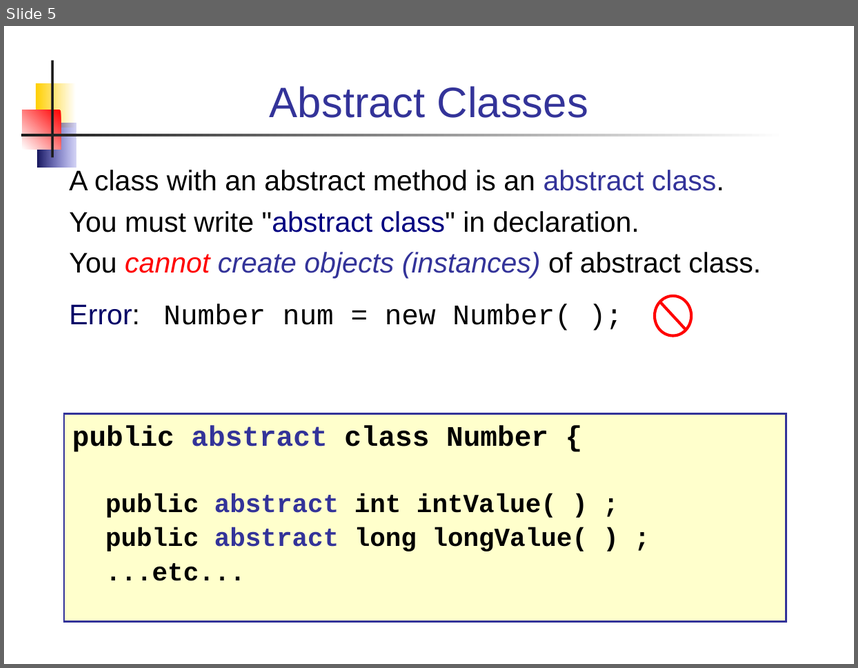
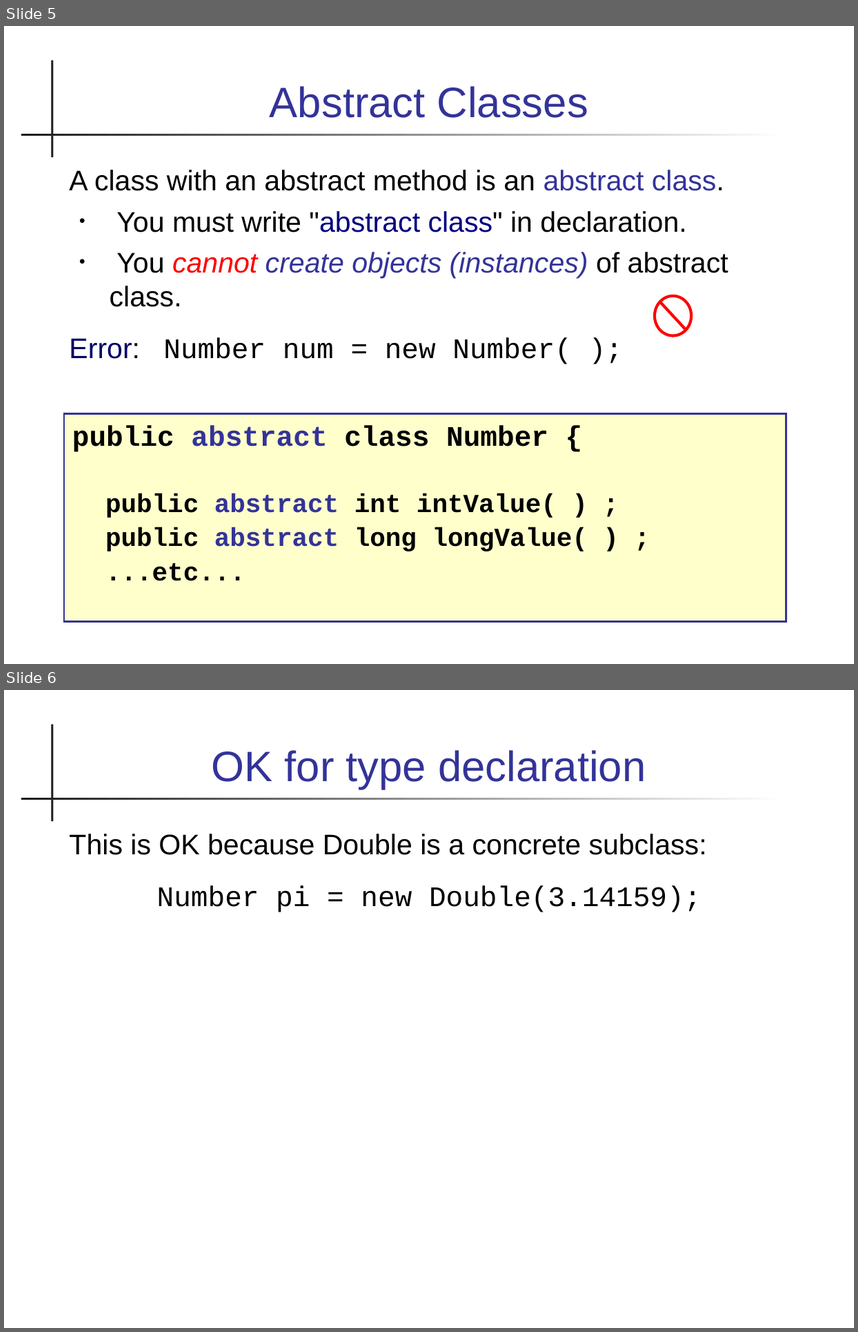
Before and after one commit to skeoop/skeoop.github.io, a slide deck: week4/Inheritance-3-Abstract-Class.ppt. Shown one above the other, each under a label of ours: slide 5 before the commit, slides 5 and 6 after it. The pictures are 858x668 and 858x1332 pixels, drawn with LibreOffice and Linux fonts; fonts in the diff are those of the drawing. Boxes give left, top, right and bottom in pixels: in the first picture for what was removed or moved away, otherwise in the second. Text is boxed around its words. In the diff, an @@ line names an element or a change of style, - is before the commit and + after.

```diff
--- a/week4/Inheritance-3-Abstract-Class.ppt
+++ b/week4/Inheritance-3-Abstract-Class.ppt
@@ slide 6 added at [4, 690, 854, 1328], background #FFFFFF; not listed: 3 template elements that a slide beside it also shows @@
@@ title added at [212, 750, 646, 789], 36 pt, text #333399 @@
+OK for type declaration
@@ text added at [69, 834, 707, 912], 24 pt, text #000000 @@
+This is OK because Double is a concrete subclass:
+Number pi = new Double(3.14159);
@@ slide 5 changed as well @@
@@ rectangle removed at [36, 83, 75, 127] @@
@@ rectangle removed at [23, 110, 61, 150] @@
@@ rectangle removed at [37, 123, 75, 167] @@
@@ text at [110, 211, 728, 307]: bullet none to • @@
```
Also in this commit, not shown: 15 other slides changed, 1 other slide added, 1 other file.
